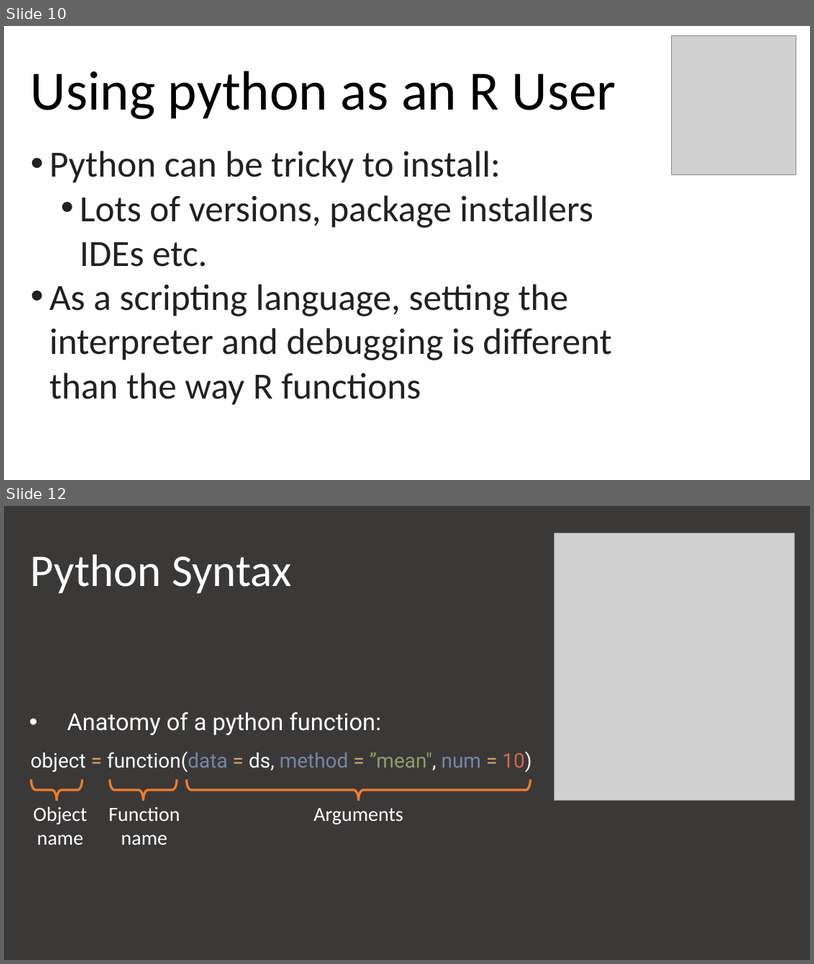
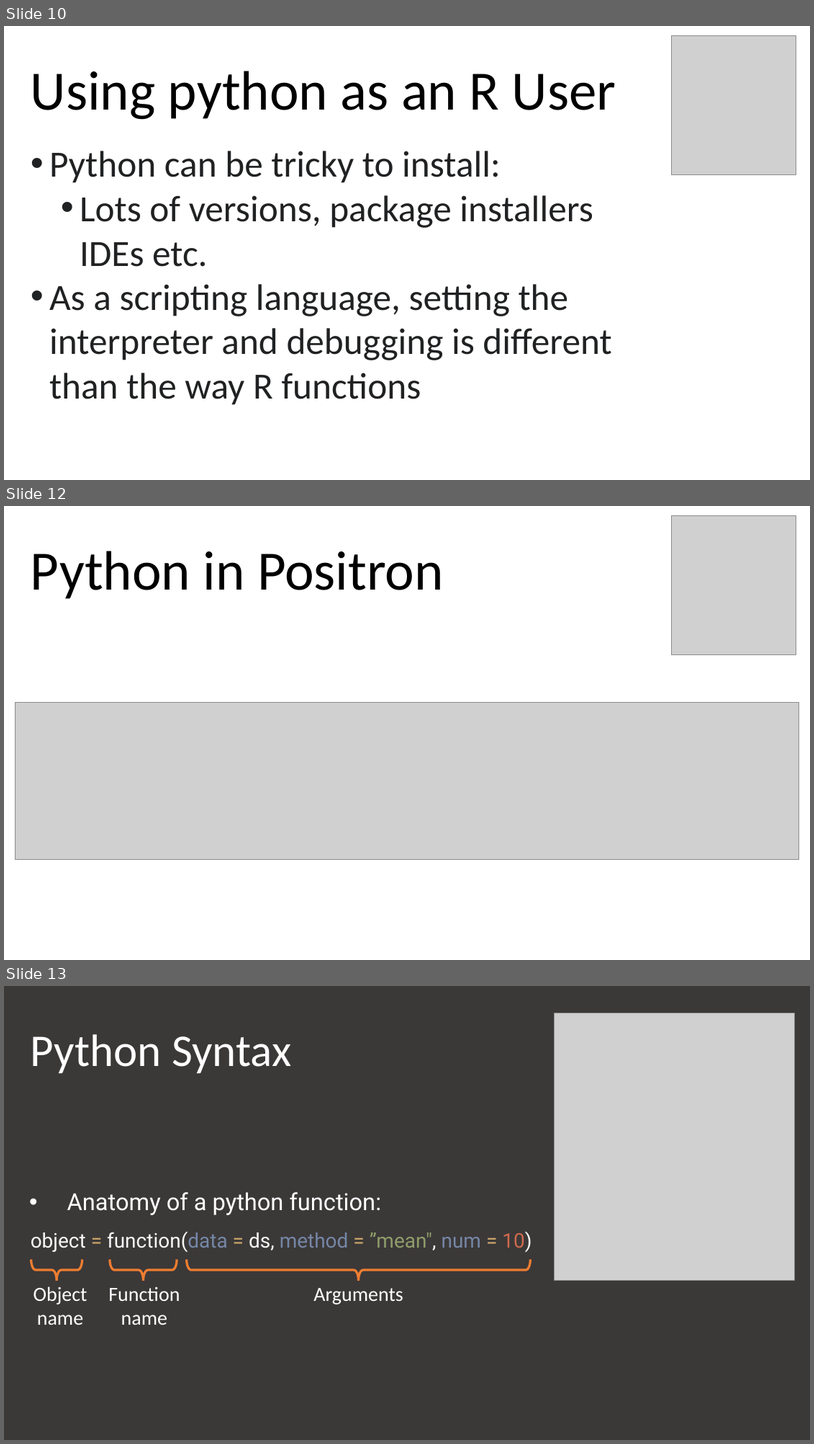
Before and after one commit to alexburn17/BIOL6100, a slide deck: python_bootcamp/ Python101.pptx. Shown one above the other, each under a label of ours: slides 10 and 12 before the commit, slides 10, 12 and 13 after it; the slides between them are not shown. The pictures are 814x964 and 814x1444 pixels, drawn with LibreOffice and Linux fonts; fonts in the diff are those of the drawing; grey boxes stand for pictures. Boxes give left, top, right and bottom in pixels: in the first picture for what was removed or moved away, otherwise in the second. Text is boxed around its words. In the diff, an @@ line names an element or a change of style, - is before the commit and + after.

```diff
--- a/python_bootcamp/ Python101.pptx
+++ b/python_bootcamp/ Python101.pptx
@@ slide 12 added at box(4, 506, 810, 960), background #FFFFFF @@
@@ picture added at box(672, 515, 797, 654) @@
@@ title added at box(31, 551, 444, 599), 66 pt, text #000000 @@
+Python in Positron
@@ picture added at box(15, 703, 800, 860) @@
@@ what was slide 12 is now slide 13 @@
```
Also in this commit, not shown: 3 slides changed, 2 other slides added, 2 slides removed, 8 other files.
